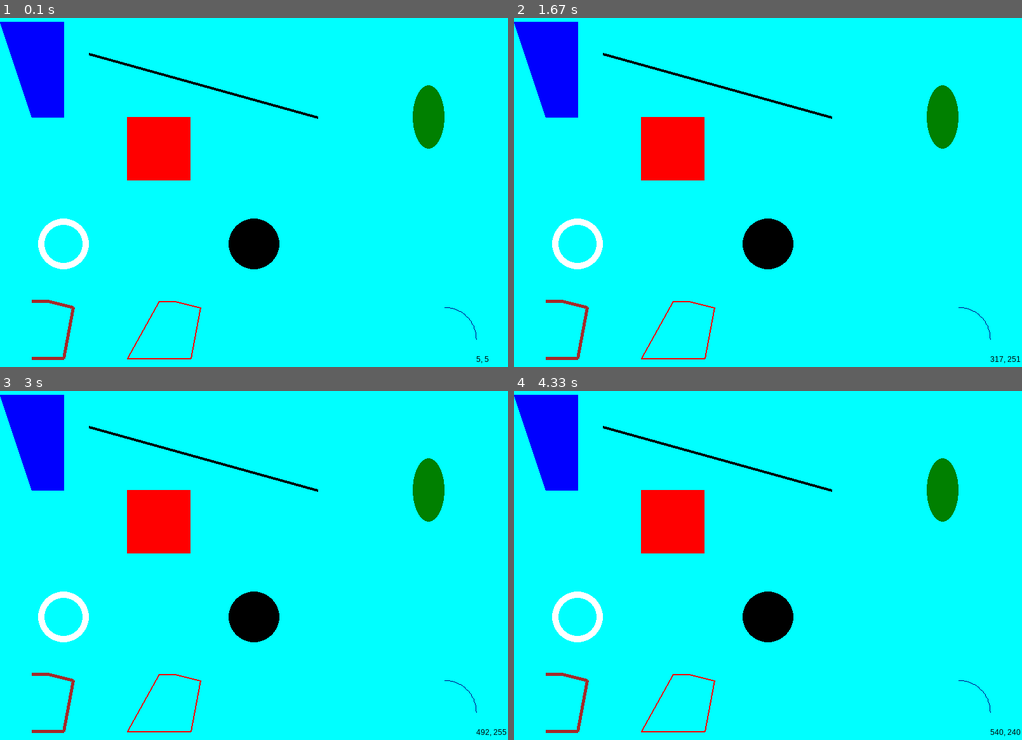
Above: before the commit, frames 1-4 (two rows, left to right).
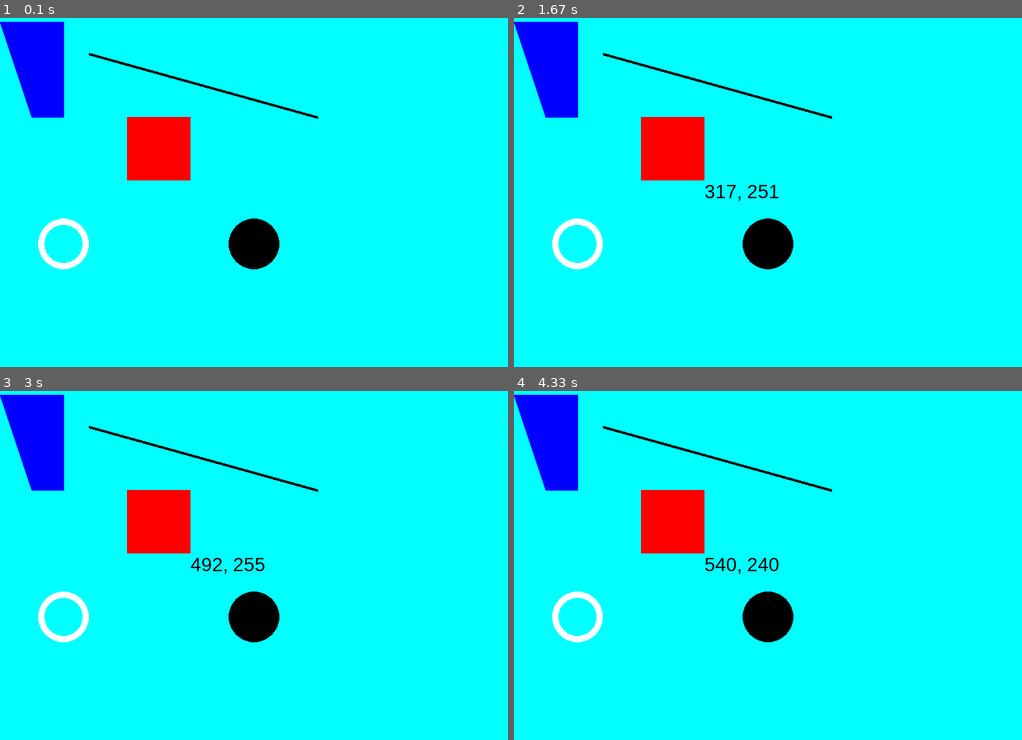
Above: after the commit, the same moments.

Repository: jedwilshire/Pygame-Drawing
Game: pygame game, started from Lesson 02/main.py
Two runs of this game, one before a commit and one after it. Both use one fixed random seed, a clock stepped at 60 frames per second and the inputs below.
Inputs (mouse positions are in pixels of both pictures, inside the frame that each line leads up to):
- Up to frame 1 (0.1 s): no input
- Up to frame 2 (1.67 s): click (768, 182) at 0.38 s; tap Space at 0.73, 1.03 s; click (610, 122) at 0.75 s; press the mouse at (768, 182) at 1.2 s; move the mouse to (757, 230) at 1.3 s; release the mouse at (742, 279) at 1.43 s; press the mouse at (768, 182) at 1.53 s; move the mouse to (717, 150) at 1.63 s
- Up to frame 3 (3 s): release the mouse at (147, 492) at 1.77 s; press the mouse at (254, 555) at 1.87 s; move the mouse to (198, 610) at 1.97 s; release the mouse at (142, 673) at 2.1 s; press the mouse at (254, 555) at 2.2 s; move the mouse to (223, 621) at 2.3 s; release the mouse at (187, 687) at 2.43 s; press the mouse at (254, 555) at 2.53 s; move the mouse to (243, 509) at 2.63 s; release the mouse at (233, 464) at 2.77 s; press the mouse at (254, 555) at 2.87 s; move the mouse to (314, 523) at 2.97 s
- Up to frame 4 (4.33 s): release the mouse at (884, 495) at 3.1 s; press the mouse at (768, 555) at 3.2 s; move the mouse to (722, 593) at 3.3 s; release the mouse at (676, 631) at 3.43 s; press the mouse at (768, 555) at 3.53 s; move the mouse to (757, 617) at 3.63 s; release the mouse at (747, 687) at 3.77 s; press the mouse at (768, 555) at 3.87 s; move the mouse to (707, 586) at 3.97 s; release the mouse at (646, 621) at 4.1 s; press the mouse at (768, 555) at 4.2 s; move the mouse to (859, 516) at 4.3 s

The runs differ from the first frame. In frame 1, 1.3% of the frame differs, in the area x 6-97%, y 19-99%; in frame 2, 1.5%; in frame 3, 1.5%, in the area x 6-100%, y 19-99%; in frame 4, 1.5%.

Commit message:
change writer class and updated lesson 2 and lesson 1 mainloop function

Diff:
--- a/Lesson 01/main.py
+++ b/Lesson 01/main.py
@@ -30,7 +30,14 @@
             if event.type == pygame.QUIT:
                 running = False
                 pygame.quit()
+            elif event.type == pygame.MOUSEMOTION:
+                onMouseMove(event.pos[0], event.pos[1])
+            elif event.type == pygame.MOUSEBUTTONDOWN:
+                onMouseDown(event.pos[0], event.pos[1])
+            elif event.type == pygame.KEYDOWN:
+                onKeyDown(event.key)
         clock.tick(FPS)
+
 
 pygame.init()
 mainloop()
--- /dev/null
+++ b/Lesson 02/colors.py
@@ -0,0 +1,31 @@
+## COLORS
+#            R    G    B
+BLACK       = (  0,  0,  0)
+BLUE        = (  0,  0,255)
+BROWN       = (165, 42, 42)
+CORNSILK    = (255,248,220)
+CRIMSON     = (220, 20, 60)
+CYAN        = (  0,255,255)
+DARKGREEN   = (  0,100,  0)
+FIREBRICK   = (178, 34, 34)
+GOLD        = (255,215,  0)
+GRAY        = (100,100,100)
+GREEN       = (  0,128,  0)
+INDIGO      = ( 75,  0,130)
+MAGENTA     = (255,  0,255)
+MAROON      = (128,  0,  0)
+MIDNIGHTBLUE= ( 25, 25,112)
+NAVY        = (  0,  0,128)
+LIME        = (  0,255,  0)
+OLIVE       = (128,128,128)
+ORANGE      = (255,128,  0)
+PURPLE      = (128,  0,128)
+RED         = (255,  0,  0)
+ROYALBLUE   = ( 65,105,225)
+SADDLEBROWN = (139, 69, 19)
+SIENNA      = (160, 82, 45)
+SILVER      = (192,192,192)
+VIOLET      = (238,130,238)
+WHEAT       = (245,222,179)
+WHITE       = (255,255,255)
+YELLOW      = (255,255,  0)
--- a/Lesson 02/main.py
+++ b/Lesson 02/main.py
@@ -1,10 +1,9 @@
 import pygame
-import math
 from settings import *
 from writer import *
 screen = pygame.display.set_mode((WIDTH, HEIGHT))
 pygame.display.set_caption('My Drawing Canvas')
-writer = Writer(screen)
+writer = Writer(screen, size = 30)
 def update():
     pass
 
@@ -14,39 +13,37 @@
     pygame.draw.polygon(screen, BLUE, [(0, 50), (100, 50), (100, 200), (50, 200)])
     pygame.draw.circle(screen, BLACK, (400, 400), 40)
     pygame.draw.circle(screen, WHITE, (100, 400), 40, width = 10)
-    pygame.draw.ellipse(screen, GREEN, pygame.Rect(650, 150, 50, 100))
-    pygame.draw.arc(screen, NAVY,
-                    pygame.Rect(650, 500, 100, 100),
-                    math.radians(0), math.radians(90),
-                    width = 1)
     pygame.draw.line(screen, BLACK, (140, 100), (500, 200),
                      width = 4)
-    pygame.draw.lines(screen, BROWN, False,
-                      [(50, 580), (100, 580), (115, 500),
-                       (76, 490), (50, 490)], width = 5)
-    pygame.draw.lines(screen, RED, True,
-                      [(200, 580), (300, 580), (315, 500),
-                       (276, 490), (250, 490)], width = 2)
+    writer.writeText(300, 300)
 
-    write_mouse_pos()
-def write_mouse_pos():
-    x, y = pygame.mouse.get_pos()
-    writer.write(str(x) + ', ' + str(y), 750, 575)
+def onMouseDown(x, y):
+    writer.setText('Mouse Pressed at:' + str(x) + ', ' + str(y))
 
+def onMouseMove(x, y):
+    writer.setText(str(x) + ', ' + str(y))
 
+def onKeyDown(key):
+    writer.setText('Key: ' + pygame.key.name(key))
 
 def mainloop():
     running = True
     clock = pygame.time.Clock()
     while running:
-            update()
-            draw()
-            pygame.display.update()
-            for event in pygame.event.get():
-                if event.type == pygame.QUIT:
-                    running = False
-                    pygame.quit()
-            clock.tick(FPS)
+        update()
+        draw()
+        pygame.display.update()
+        for event in pygame.event.get():
+            if event.type == pygame.QUIT:
+                running = False
+                pygame.quit()
+            elif event.type == pygame.MOUSEMOTION:
+                onMouseMove(event.pos[0], event.pos[1])
+            elif event.type == pygame.MOUSEBUTTONDOWN:
+                onMouseDown(event.pos[0], event.pos[1])
+            elif event.type == pygame.KEYDOWN:
+                onKeyDown(event.key)
+        clock.tick(FPS)
 
 pygame.init()
 mainloop()
--- a/Lesson 02/settings.py
+++ b/Lesson 02/settings.py
@@ -1,23 +1,4 @@
+from colors import *
 FPS = 60
 WIDTH = 800
 HEIGHT = 600
-
-#            R    G    B
-BLACK     = (  0,  0,  0)
-BLUE      = (  0,  0,255)
-BROWN     = (165, 42, 42)
-CYAN      = (  0,255,255)
-DARKGREEN = (  0,100,  0)
-GOLD      = (255,215,  0)
-GRAY      = (100,100,100)
-GREEN     = (  0,128,  0)
-INDIGO    = ( 75,  0,130)
-MAGENTA   = (255,  0,255)
-NAVY      = (  0,  0,128)
-LIME      = (  0,255,  0)
-ORANGE    = (255,128,  0)
-PURPLE    = (255,  0,255)
-RED       = (255,  0,  0)
-VIOLET    = (238,130,238)
-WHITE     = (255,255,255)
-YELLOW    = (255,255,  0)
--- a/Lesson 02/writer.py
+++ b/Lesson 02/writer.py
@@ -6,8 +6,15 @@
         self.font = font
         self.size = size
         self.color = color
+        self.text = ''
         self.writer = pygame.font.SysFont(self.font, self.size)
 
-    def write(self, text, x, y):
-        img = self.writer.render(text, True, self.color)
+    def writeText(self, x, y):
+        img = self.writer.render(self.text, True, self.color)
         self.screen.blit(img, (x, y))
+
+    def setText(self, text):
+        self.text = text
+
+    def getText(self):
+        return self.text
